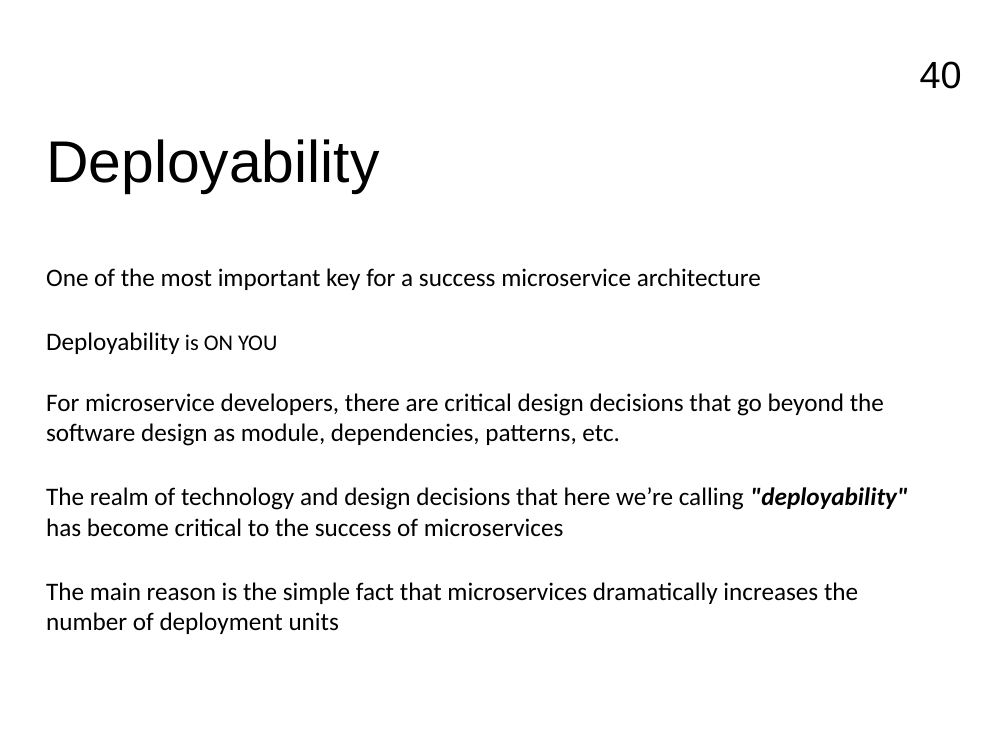
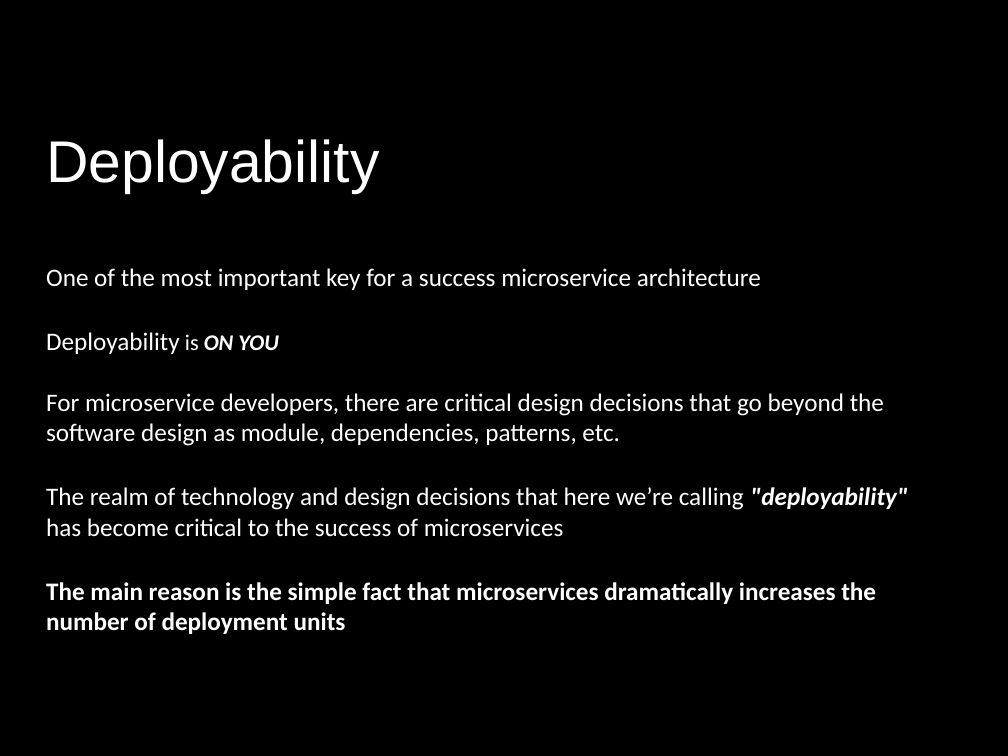
Before and after one commit to FrancoMelandri/SOLID, a slide deck: slide 40 of docs/solid.pptx. Drawn at 1008x756 pixels with LibreOffice and Linux fonts; fonts in the diff are those of the drawing. Boxes give left, top, right and bottom in pixels: in the first picture for what was removed or moved away, otherwise in the second. Text is boxed around its words. In the diff, an @@ line names an element or a change of style, - is before the commit and + after.

```diff
--- a/docs/solid.pptx
+++ b/docs/solid.pptx
@@ background #FFFFFF to #000000 @@
@@ page number removed at bbox=[920, 61, 962, 89] @@
-40
@@ text colour #000000 to #FFFFFF in 4 elements at bbox=[46, 139, 379, 193], bbox=[46, 393, 884, 446], bbox=[46, 487, 908, 537], bbox=[46, 268, 761, 290] @@
@@ text "Deployability is ON YOU" at bbox=[46, 332, 278, 354]: text colour #000000 to #FFFFFF; bold on, italic on in "ON YOU" @@
@@ text "The main reason is the ..." at bbox=[46, 582, 876, 634]: text colour #000000 to #FFFFFF, bold on @@
```
Also in this commit, not shown: 52 other slides changed.
